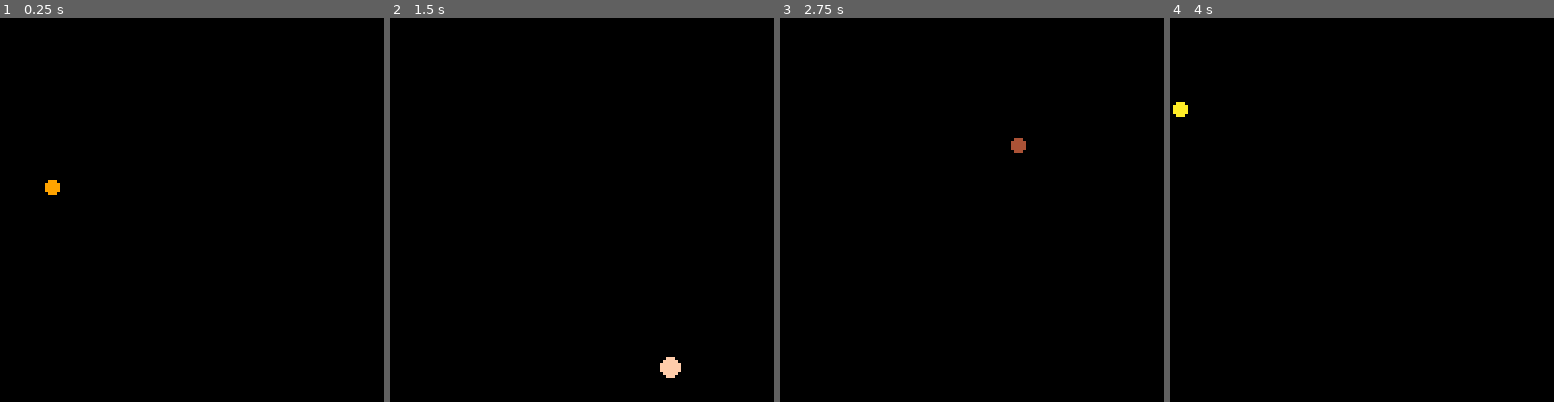
Above: before the commit, frames 1-4 (left to right).
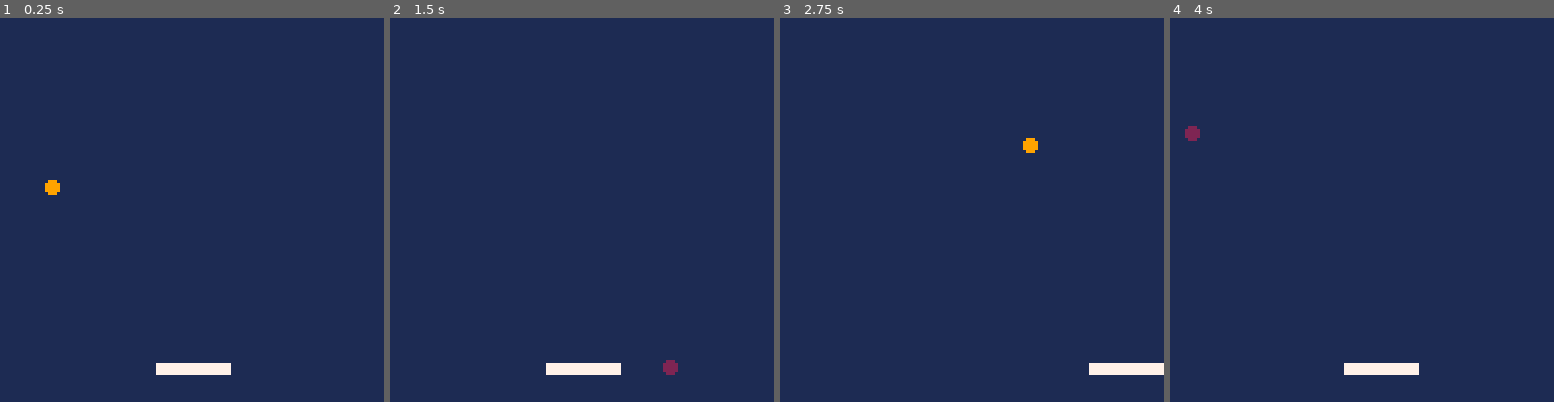
Above: after the commit, the same moments.

Repository: liehr/PicoProjects
Game: PICO-8 cartridge breakout.p8
The game is run twice, just before and just after one commit, with the same random seed, the same clock (stepped at 60 frames per second) and the same inputs.
Inputs:
- Up to frame 1 (0.25 s): no input
- Up to frame 2 (1.5 s): no input
- Up to frame 3 (2.75 s): hold Right 1.6-2.1 s; hold Right from 2.47 s (still down)
- Up to frame 4 (4 s): release Right at 3.03 s; hold Left 3.08-3.58 s

The runs differ from the first frame. In frame 1, 100% of the frame differs, in the area x 0-100%, y 0-100%; in frame 2, 100%; in frame 3, 100%; in frame 4, 100%.

Commit message:
basic collision idea

Diff:
--- a/breakout.p8
+++ b/breakout.p8
@@ -1,49 +1,61 @@
 pico-8 cartridge // http://www.pico-8.com
 version 41
 __lua__
--- initial values
-ball = {
- x = 1,
- y=40,
- dx=2,
- dy=2,
- r=2,
- col=1
+-- Initial values
+entities = {
+    ball = { x = 1, y = 40, dx = 2, dy = 2, r = 2, c = 1 },
+    paddle = { x = 52, y = 115, h = 3, w = 24, c = 7 }
 }
 
--- pulsating effect variables
-pulsespeed = 0.5  -- adjust this value to control the pulsating speed
-pulsedirection = 1  -- 1 for increasing, -1 for decreasing
+function _update()
+    -- Change color every update
+    entities.ball.c = (entities.ball.c % 15) + 1
 
+    -- Movement of the paddle
+    if btn(0) then entities.paddle.x = max(0, entities.paddle.x - 3) end
+    if btn(1) then entities.paddle.x = min(127 - entities.paddle.w, entities.paddle.x + 3) end
 
-function _update()
-	ball.col += 1
-
-	-- pulsate the radius of the ball between 1 and 2
- ball.r = ball.r + pulsespeed * pulsedirection
- if ball.r <= 2 or ball.r >= 3 then
-  pulsedirection = -pulsedirection
- end
-
- -- update poo and pee positions
- ball.x, ball.dx = updateposition(ball.x, ball.dx)
- ball.y, ball.dy = updateposition(ball.y, ball.dy)
+    -- Update ball position and check for collision
+    updateEntities(entities.ball)
+    checkCollision(entities.ball, entities.paddle)
 end
 
-function updateposition(pos, speed)
- pos = pos + speed
+function updateEntities(entity)
+    entity.x, entity.dx = updatePosition(entity.x, entity.dx)
+    entity.y, entity.dy = updatePosition(entity.y, entity.dy)
+end
 
- if pos > 122 or pos < 0 then
-  speed = -speed
-  sfx(0)
- end
+function updatePosition(pos, speed)
+    pos = pos + speed
 
- return pos, speed
+    if pos > 123 or pos < 3 then
+        speed = -speed
+        sfx(0)
+    end
+
+    return pos, speed
+end
+
+--[[
+    Check if the ball is colliding with the paddle.
+    If it is, change the ball's direction and speed.
+    The speed is changed based on where the ball hits the paddle.
+    The closer to the center, the less the speed is changed.
+    The closer to the edges, the more the speed is changed.
+    The speed is changed by a maximum of 1/8 of the paddle's width. ]]
+function checkCollision(ball, paddle)
+
+end
+
+function clamp(value, minimum, maximum)
+    return min(maximum, max(minimum, value))
 end
 
 function _draw()
- cls()
- circfill(ball.x, ball.y, ball.r, ball.col)
+    cls()
+    rectfill(0, 0, 127, 127, 1)
+    circfill(entities.ball.x, entities.ball.y, entities.ball.r, entities.ball.c)
+    rectfill(entities.paddle.x, entities.paddle.y, entities.paddle.x + entities.paddle.w, entities.paddle.y + entities.paddle.h, entities.paddle.c)
 end
 
 __gfx__
Not shown, changed: the sound effects (__sfx__) section of breakout.p8
